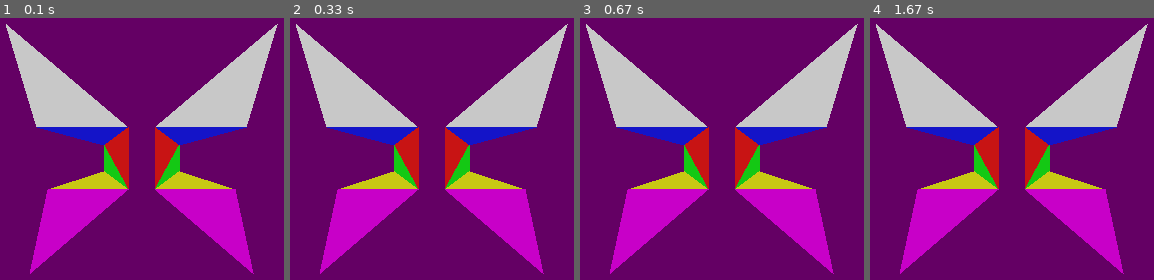
Above: before the commit, frames 1-4 (left to right).
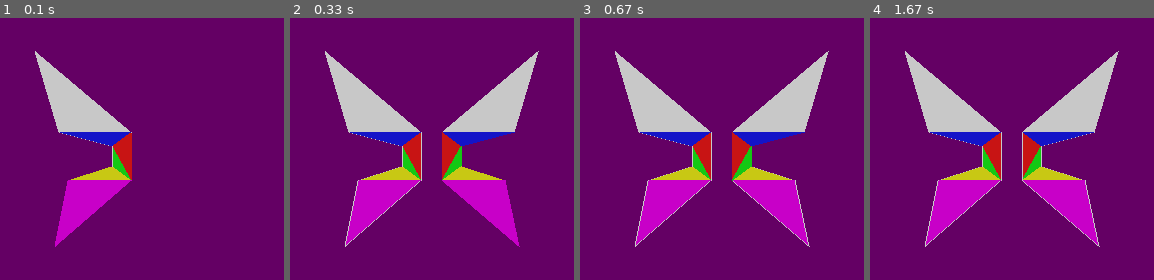
Above: after the commit, the same moments.

Repository: mooinglemur/2RX16
Game: pygame game, started from assets/3d_scene/create_x16_logo.py
Two runs of this game, one before a commit and one after it. Both use one fixed random seed, a clock stepped at 60 frames per second and the inputs below.
Inputs:
- Up to frame 1 (0.1 s): no input
- Up to frame 2 (0.33 s): no input
- Up to frame 3 (0.67 s): no input
- Up to frame 4 (1.67 s): no input

The runs differ from the first frame. In frame 1, 23% of the frame differs, in the area x 2-98%, y 2-98%; in frame 2, 16%; in frame 3, 16%; in frame 4, 16%.

Commit message:
X16 logo added

Diff:
--- a/assets/3d_scene/U2E.py
+++ b/assets/3d_scene/U2E.py
@@ -105,6 +105,27 @@
         up_axis='Z')
 
 
+def load_logo_object_file():
+
+    # Removing the old/original object
+    objs = [bpy.context.scene.objects['logo']]
+    with bpy.context.temp_override(selected_objects=objs):
+        bpy.ops.object.delete()
+
+    objs = [bpy.context.scene.objects['fcirto']]
+    with bpy.context.temp_override(selected_objects=objs):
+        bpy.ops.object.delete()
+
+    # Importing the new object
+    file_to_import = "X16_logo.obj"
+    print('- Importing the obj file: ' + file_to_import)
+    bpy.ops.wm.obj_import(
+        filepath=file_to_import,
+        directory=base_dir,
+        files=[{"name":file_to_import, "name":file_to_import}],
+        forward_axis='Y',
+        up_axis='Z')
+
 def load_kdetail12_object_file():
 
     # Removing the old/original object
@@ -147,6 +168,8 @@
     nr_of_frames = 1802
     nr_of_frames_in_blender = nr_of_frames * 17
     bpy.context.scene.frame_end = nr_of_frames_in_blender
+
+    logo_was_turned_visible = False
 
     for frame_nr in range(1,nr_of_frames+1):
         frame_nr_in_blender = (frame_nr-1)*17 + 1
@@ -206,6 +229,10 @@
             #dump(objects_xyz_and_matrix_per_frame[str(frame_nr)])
 
             object_name = object_nr_to_name[str(object_nr)]
+
+            if (object_name == 'fcirto'):
+                object_name = 'logo'
+
             obj = bpy.data.objects[object_name]
 
             if (str(object_nr) not in objects_xyz_and_matrix_per_frame[str(frame_nr)]):
@@ -228,8 +255,11 @@
 
             if object_xyz_and_matrix['visible']:
                 obj.hide_viewport = False
+                if object_name == 'logo':
+                    logo_was_turned_visible = True
             else:
-                obj.hide_viewport = True
+                if (object_name != 'logo' or not logo_was_turned_visible):
+                    obj.hide_viewport = True
 
             obj.keyframe_insert('hide_viewport', frame=frame_nr_in_blender)
             obj.keyframe_insert(data_path="location", frame=frame_nr_in_blender)
@@ -242,6 +272,7 @@
 clean_scene()
 create_camera()
 load_city_object_file()
+load_logo_object_file()
 load_kdetail04_object_file()
 load_kdetail12_object_file()
 objects_xyz_and_matrix_per_frame = load_animation_file()
--- a/assets/3d_scene/create_x16_logo.py
+++ b/assets/3d_scene/create_x16_logo.py
@@ -127,9 +127,15 @@
     points.append({ "x" : base_points[6][0], "y" : base_points[6][1], "z" : 0 })
     points.append({ "x" : base_points[7][0], "y" : base_points[7][1], "z" : 0 })
 
-    # FIXME: extrude these points!
-
-
+    z_extrude = - 10 * 5
+    points.append({ "x" : base_points[0][0], "y" : base_points[0][1], "z" : z_extrude })
+    points.append({ "x" : base_points[1][0], "y" : base_points[1][1], "z" : z_extrude })
+    points.append({ "x" : base_points[2][0], "y" : base_points[2][1], "z" : z_extrude })
+    points.append({ "x" : base_points[3][0], "y" : base_points[3][1], "z" : z_extrude })
+    points.append({ "x" : base_points[4][0], "y" : base_points[4][1], "z" : z_extrude })
+    points.append({ "x" : base_points[5][0], "y" : base_points[5][1], "z" : z_extrude })
+    points.append({ "x" : base_points[6][0], "y" : base_points[6][1], "z" : z_extrude })
+    points.append({ "x" : base_points[7][0], "y" : base_points[7][1], "z" : z_extrude })
 
     nr_of_points_in_one_wing = len(points)
 
@@ -143,7 +149,7 @@
         point["z"] += translate_z
 
     # We need the points to be smaller in the engine, so we divide by
-    scale_down = 47
+    scale_down = 5
     for point_index, point in enumerate(points):
         point["x"] /= scale_down
         point["y"] /= scale_down
@@ -184,7 +190,14 @@
     ]
     '''
 
+
+# FIXME: make QUADS instead!
+# FIXME: make QUADS instead!
+# FIXME: make QUADS instead!
+
+# FIXME: get rid of these color indexes!
     triangles_raw_one_side = [
+        # Front faces
         [ 1,  0,  2,   1],
         [ 1,  2,  3,   2],
         [ 3,  2,  6,   3],
@@ -192,6 +205,24 @@
         [ 5,  4,  6,   5],
         [ 5,  6,  7,   6],
     ]
+
+    extruded_faces_by_point_indexes = [
+        [2, 0],
+        [0, 1],
+        [1, 3],
+        [3, 4],
+        [4, 5],
+        [5, 7],
+        [7, 6],
+        [6, 2],
+    ]
+
+    extruded_triangles_raw_one_side = []
+    for extruded_faces in extruded_faces_by_point_indexes:
+        extruded_triangles_raw_one_side.append([ extruded_faces[0], extruded_faces[1], extruded_faces[0]+8, 1 ])
+        extruded_triangles_raw_one_side.append([ extruded_faces[0]+8, extruded_faces[1], extruded_faces[1]+8, 1 ])
+
+    triangles_raw_one_side = triangles_raw_one_side + extruded_triangles_raw_one_side
 
     triangles_raw = []
     for triangle_raw in triangles_raw_one_side:
@@ -222,6 +253,7 @@
         pt3 = points[triangle_point_indexes[2]]
         color_index = triangle_point_indexes[3] * 16
 
+        '''
         # Calculate the normal of the points using the CROSS PRODUCT
 
         a = { "x": pt3['x'] - pt1['x'], "y": pt3['y'] - pt1['y'], "z": pt3['z'] - pt1['z'] }
@@ -250,10 +282,11 @@
             normal_vector = { 'x' : cross_product['x'] / length_normal,
                               'y' : cross_product['y'] / length_normal,
                               'z' : cross_product['z'] / length_normal }
-
+        '''
 
         # FIXME: We should reverse the order of the points in order to create a clockwise winding
-        triangle_points = [pt2, pt1, pt3, normal_vector ]
+        # triangle_points = [pt2, pt1, pt3, normal_vector ]
+        triangle_points = [pt2, pt1, pt3]
         triangle_points_indexes = [triangle_point_indexes[1], triangle_point_indexes[0], triangle_point_indexes[2]]
         triangles.append({ "triangle_points_indexes" : triangle_points_indexes, "triangle_points" : triangle_points, "clr" : color_index})
 
@@ -273,9 +306,9 @@
 
     obj_text += "o " + object_name + "\n"
     for vertex_nr, point in enumerate(points):
-        vertex_x = point['x']
-        vertex_y = point['y']
-        vertex_z = point['z']
+        vertex_x = point['x'] - 330
+        vertex_y = -point['y'] - 20
+        vertex_z = point['z'] + 13
 
         obj_text += "v "
         obj_text += str(vertex_x)
@@ -303,7 +336,9 @@
 # FIXME: which name should we use?
 object_name = 'logo'
 (obj_text, nr_of_vertices) = generate_obj_text_for_triangles(object_name, points, triangles)
-print(obj_text)
+
+with open("assets/3d_scene/X16_logo.obj", "w") as obj_file:
+    obj_file.write(obj_text)
 
 
 def run():
@@ -315,7 +350,7 @@
         tri_points = tri["triangle_points"]
         triangle_color = color_by_index[(tri["clr"]//16) % 8]
 
-        sc = 1.2 * 30 # scale (approximating z ~ 8)
+        sc = 3 # scale
 
         pygame.draw.polygon(screen, triangle_color, [
             [tri_points[0]["x"]*sc+screen_width/2, tri_points[0]["y"]*sc+screen_height/2],
--- a/scripts/3d_scene/extract_data_from_orig_files.py
+++ b/scripts/3d_scene/extract_data_from_orig_files.py
@@ -725,8 +725,8 @@
     objects_by_name[u2_object['name']] = u2_object
     objects.append(u2_object)
 
-    if (u2_object['name'] == 'KDETAIL04'):
-        print(u2_object['vertices'])
+    #if (u2_object['name'] == 'KDETAIL04'):
+    #    print(u2_object['vertices'])
 
 # Adding manual objects (to fill in the sky- and ground- gaps)
 if (scene_name == 'U2E'):
--- a/scripts/3d_scene/pygame-3d-scene.py
+++ b/scripts/3d_scene/pygame-3d-scene.py
@@ -240,7 +240,7 @@
             line_parts = line.split()
             current_material_name = line_parts[1]
             # FIXME: HACK to fix the material name when importing manually edited objects in Blender!
-            if (current_material_name == 'RED_HOUSE.001' or current_material_name == 'RED_HOUSE.002'):
+            if (current_material_name == 'RED_HOUSE.001' or current_material_name == 'RED_HOUSE.002' or current_material_name == 'RED_HOUSE.003'):
                 current_material_name = 'RED_HOUSE'
 
         elif line.startswith('vn '):
Not shown, added: assets/3d_scene/X16_logo.obj
Binary file changed: scripts/3d_scene/U2E-POLYGONS.DAT
Not shown, changed: assets/3d_scene/U2E.blend
Not shown, changed: assets/3d_scene/U2E.blend1
